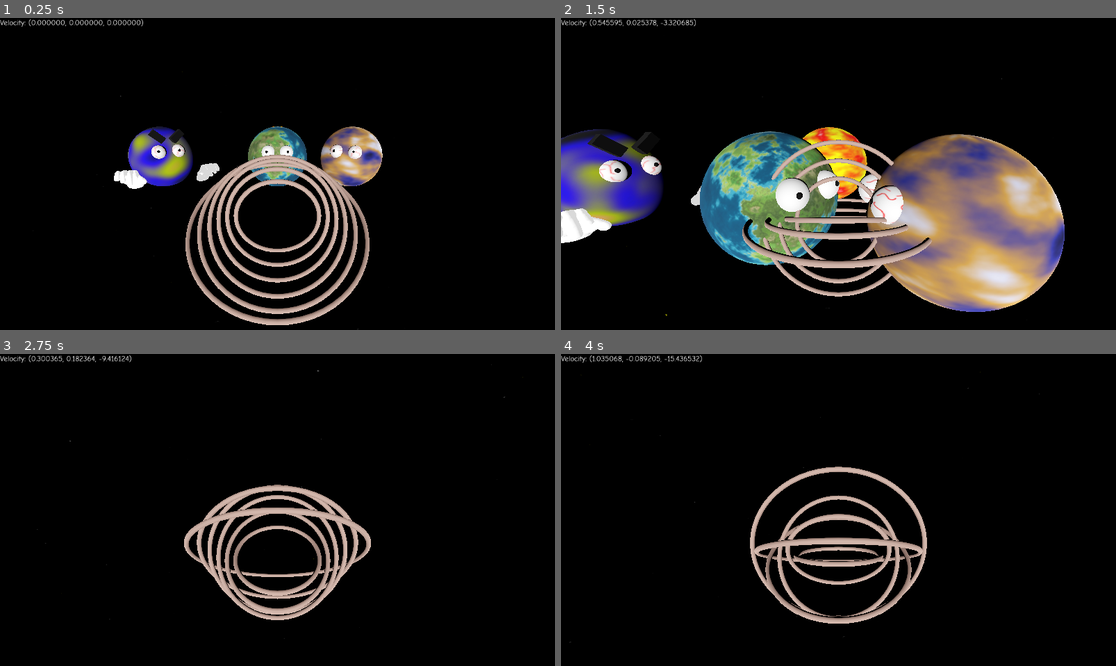
Above: before the commit, frames 1-4 (two rows, left to right).
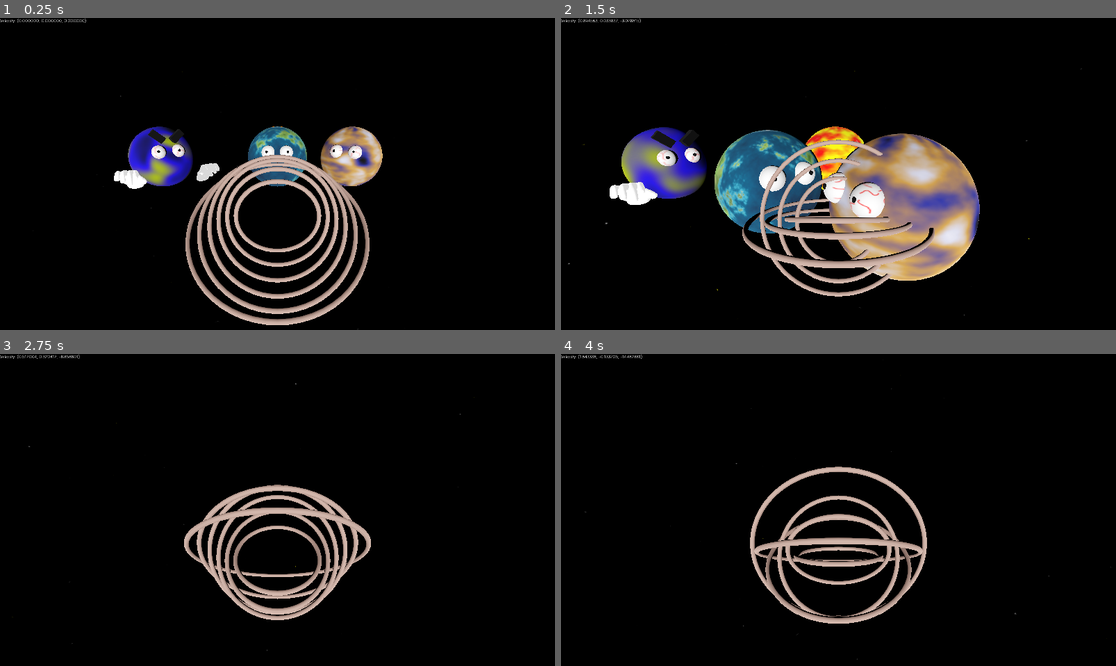
Above: after the commit, the same moments.

Repository: partkyle/godot-sparpg
Game: Godot game, scene res://game.tscn
Two runs of this game, one before a commit and one after it. Both use one fixed random seed, a clock stepped at 60 frames per second and the inputs below.
Inputs (mouse positions are in pixels of both pictures, inside the frame that each line leads up to):
- Up to frame 1 (0.25 s): no input
- Up to frame 2 (1.5 s): tap Enter at 0.5 s; move the mouse to (866, 174) at 0.52 s; hold E (accelerate) from 0.53 s (still down); tap 0 at 0.6 s; move the mouse to (810, 174) at 1.27 s; tap Q (decelerate) at 1.35 s
- Up to frame 3 (2.75 s): keep holding E (accelerate); tap 0 at 1.55, 2.3 s; move the mouse to (288, 503) at 2.02 s; tap F (melee) at 2.1 s
- Up to frame 4 (4 s): keep holding E (accelerate); move the mouse to (832, 516) at 2.77 s; click (832, 516) at 2.85 s; tap 0 at 3.05, 3.6 s; move the mouse to (877, 513) at 3.52 s

The runs differ from the first frame. In frame 1, 3.4% of the frame differs, in the area x 0-69%, y 0-55%; in frame 2, 31%, in the area x 0-94%, y 0-96%; in frame 3, 0.3%; in frame 4, 0.3%.

Commit message:
add fullscreen switch

Diff:
--- a/game.tscn
+++ b/game.tscn
@@ -11,6 +11,7 @@
 [ext_resource type="Script" uid="uid://cdmhq7sxrmkuv" path="res://ui/ui.gd" id="6_ryrav"]
 [ext_resource type="Theme" uid="uid://cpddxkl67rvai" path="res://ui/ui_theme.tres" id="7_eow3j"]
 [ext_resource type="PackedScene" uid="uid://bys8s0ais0da1" path="res://entities/throne/throne.tscn" id="8_mfdv2"]
+[ext_resource type="Script" uid="uid://cm01cf3nmyysq" path="res://ui/fullscreen_controller.gd" id="10_iotsf"]
 
 [sub_resource type="FastNoiseLite" id="FastNoiseLite_hve3p"]
 
@@ -179,7 +180,7 @@
 player = NodePath("../Player")
 
 [node name="MeshInstance3D" type="MeshInstance3D" parent="Planet"]
-transform = Transform3D(-0.859689, 0, 0.486197, 0, 1, 0, -0.486197, 0, -0.859689, 0, 0, 0)
+transform = Transform3D(0.922637, 0, -0.352925, 0, 1, 0, 0.352925, 0, 0.922637, 0, 0, 0)
 mesh = SubResource("SphereMesh_vef74")
 
 [node name="Eyes" type="Node3D" parent="Planet"]
@@ -225,12 +226,12 @@
 transform = Transform3D(-0.318866, 0, 0.0849986, 0, 0.33, 0, -0.0849986, 0, -0.318866, 0.513393, -0.45235, -0.620689)
 
 [node name="Planet2" type="Node3D" parent="." node_paths=PackedStringArray("player")]
-transform = Transform3D(-1, 0, -8.74228e-08, 0, 1, 0, 8.74228e-08, 0, -1, 0, 0, 1.32246)
+transform = Transform3D(-1, 0, 1.50996e-07, 0, 1, 0, -1.50996e-07, 0, -1, 0, 0, 1.32246)
 script = ExtResource("1_80nbo")
 player = NodePath("../Player")
 
 [node name="MeshInstance3D" type="MeshInstance3D" parent="Planet2"]
-transform = Transform3D(-0.859689, 0, 0.486197, 0, 1, 0, -0.486197, 0, -0.859689, 0, 0, 0)
+transform = Transform3D(0.922637, 0, -0.352925, 0, 1, 0, 0.352925, 0, 0.922637, 0, 0, 0)
 mesh = SubResource("SphereMesh_mfdv2")
 
 [node name="Eyes" type="Node3D" parent="Planet2"]
@@ -267,7 +268,7 @@
 player = NodePath("../Player")
 
 [node name="MeshInstance3D" type="MeshInstance3D" parent="Planet3"]
-transform = Transform3D(-0.859689, 0, 0.486197, 0, 1, 0, -0.486197, 0, -0.859689, 0, 0, 0)
+transform = Transform3D(0.922637, 0, -0.352925, 0, 1, 0, 0.352925, 0, 0.922637, 0, 0, 0)
 mesh = SubResource("SphereMesh_x5p1p")
 
 [node name="Eyes" type="Node3D" parent="Planet3"]
@@ -299,13 +300,13 @@
 shape = SubResource("SphereShape3D_fc0e3")
 
 [node name="Sun" type="Node3D" parent="." node_paths=PackedStringArray("player")]
-transform = Transform3D(-1, 0, -8.74228e-08, 0, 1, 0, 8.74228e-08, 0, -1, 0, 0, 0)
+transform = Transform3D(-1, 0, 1.50996e-07, 0, 1, 0, -1.50996e-07, 0, -1, 0, 0, 0)
 script = ExtResource("1_80nbo")
 rotation_speed = 0.2
 player = NodePath("../Player")
 
 [node name="MeshInstance3D" type="MeshInstance3D" parent="Sun"]
-transform = Transform3D(-1.02052, 0, -0.100886, 0, 1, 0, 0.100886, 0, -1.02052, 0, 0, 0)
+transform = Transform3D(0.439274, 0, -0.92693, 0, 1, 0, 0.92693, 0, 0.439274, 0, 0, 0)
 mesh = SubResource("SphereMesh_80cx4")
 
 [node name="Area3D" type="Area3D" parent="Sun"]
@@ -336,6 +337,9 @@
 
 [node name="MouseHandler" type="Node" parent="."]
 script = ExtResource("6_j5wjh")
+
+[node name="FullscreenController" type="Node" parent="."]
+script = ExtResource("10_iotsf")
 
 [node name="UI" type="CanvasLayer" parent="." node_paths=PackedStringArray("player")]
 script = ExtResource("6_ryrav")
--- a/project.godot
+++ b/project.godot
@@ -14,6 +14,11 @@
 run/main_scene="uid://vbpgk5xc4kt2"
 config/features=PackedStringArray("4.4", "Forward Plus")
 config/icon="res://icon.svg"
+
+[display]
+
+window/size/viewport_width=1920
+window/size/viewport_height=1080
 
 [editor]
 
--- /dev/null
+++ b/ui/fullscreen_controller.gd
@@ -0,0 +1,11 @@
+extends Node
+
+func _input(event: InputEvent) -> void:
+	if event is InputEventKey:
+		if event.pressed and event.keycode == KEY_0:
+			if DisplayServer.window_get_mode() == DisplayServer.WINDOW_MODE_FULLSCREEN:
+				print('switching to windowedb')
+				DisplayServer.window_set_mode(DisplayServer.WINDOW_MODE_WINDOWED)
+			else:
+				print('switching to fullscreen')
+				DisplayServer.window_set_mode(DisplayServer.WINDOW_MODE_FULLSCREEN)
Not shown: 1 places in game.tscn that only renumber resources
Not shown, added: ui/fullscreen_controller.gd.uid
